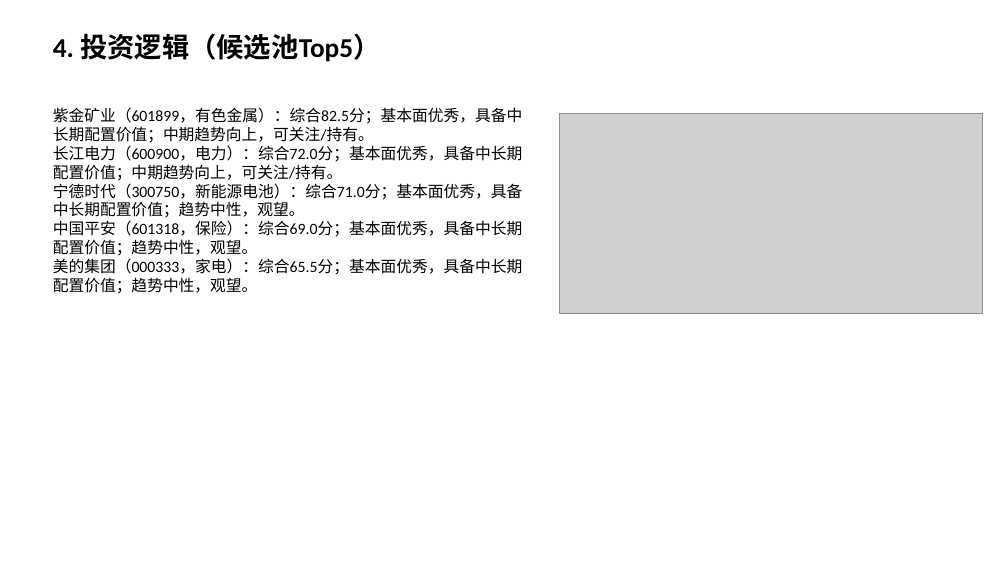
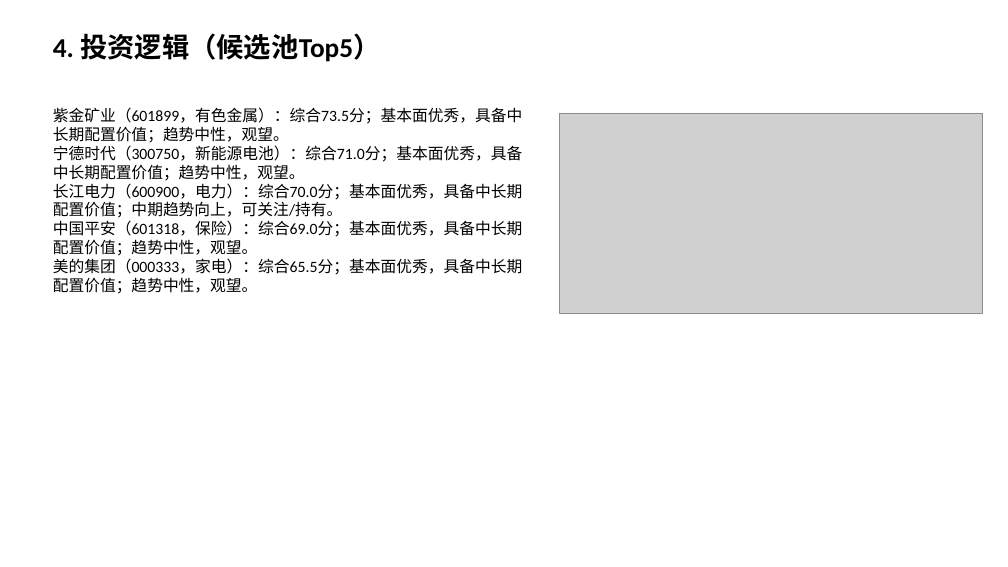
Before and after one commit to Albertdev12/pbl-workflow, a slide deck: slide 5 of outputs/12_中期路演.pptx. Drawn at 1008x567 pixels with LibreOffice and Linux fonts; fonts in the diff are those of the drawing; grey boxes stand for pictures. Boxes give left, top, right and bottom in pixels: in the first picture for what was removed or moved away, otherwise in the second. Text is boxed around its words. In the diff, an @@ line names an element or a change of style, - is before the commit and + after.

```diff
--- a/outputs/12_中期路演.pptx
+++ b/outputs/12_中期路演.pptx
@@ text at (53,107,523,143): text changed @@
-紫金矿业（601899，有色金属）：综合82.5分；基本面优秀，具备中长期配置价值；中期趋势向上，可关注/持有。
-长江电力（600900，电力）：综合72.0分；基本面优秀，具备中长期配置价值；中期趋势向上，可关注/持有。
+紫金矿业（601899，有色金属）：综合73.5分；基本面优秀，具备中长期配置价值；趋势中性，观望。
@@ text at (53,183,523,221): paragraph added @@
+长江电力（600900，电力）：综合70.0分；基本面优秀，具备中长期配置价值；中期趋势向上，可关注/持有。
```
Also in this commit, not shown: 3 other slides changed, 58 other files.
